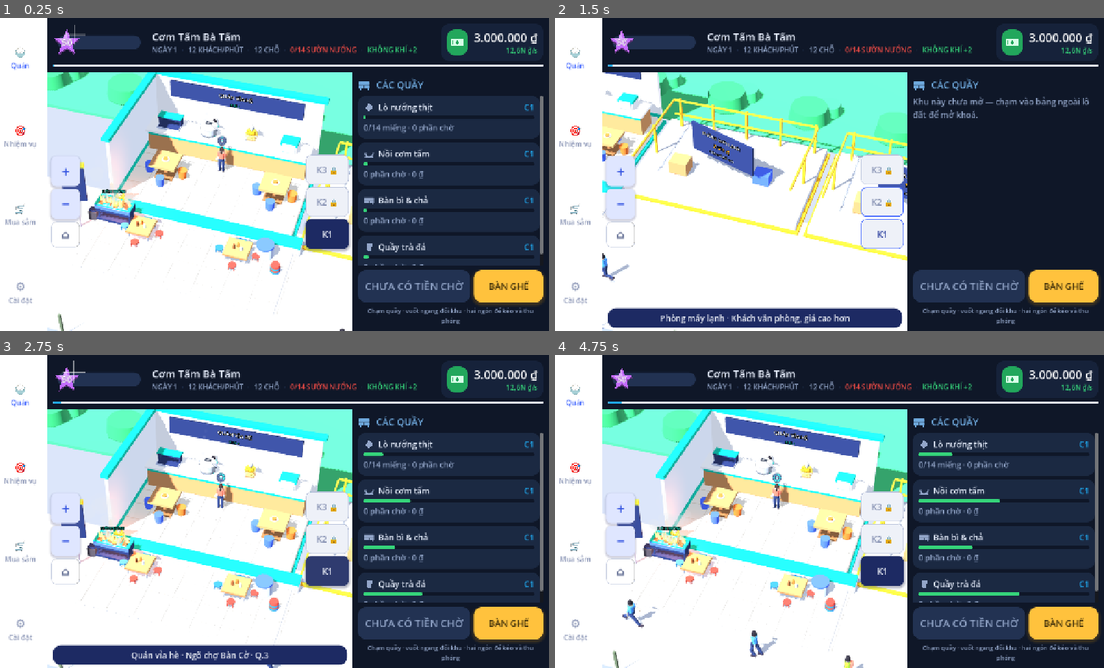
Above: before the commit, frames 1-4 (two rows, left to right).
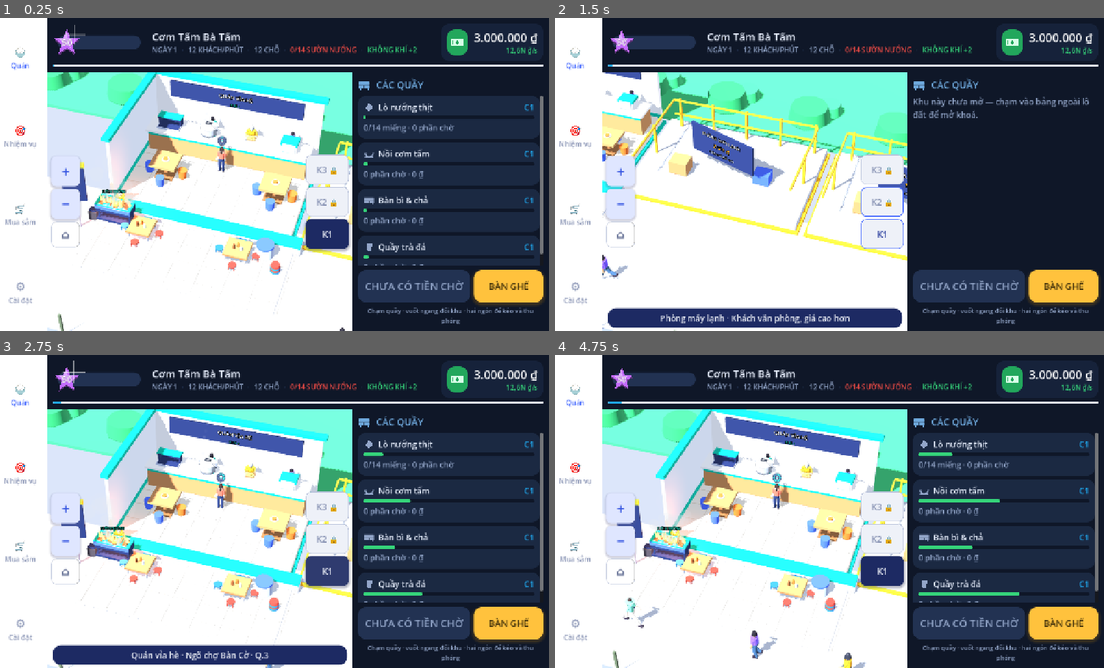
Above: after the commit, the same moments.

Repository: AnhGeek/ComTam-Tycoon
Game: Godot game, scene res://main.tscn
Two runs of this game, one before a commit and one after it. Both use one fixed random seed, a clock stepped at 60 frames per second and the inputs below.
Inputs:
- Up to frame 1 (0.25 s): no input
- Up to frame 2 (1.5 s): click "K3 🔒" at 0.5 s; click "K2 🔒" at 1.25 s
- Up to frame 3 (2.75 s): click "K1" at 2 s
- Up to frame 4 (4.75 s): click "+" at 2.75 s; click "−" at 3.5 s; click "⌂" at 4.25 s

The runs differ from the first frame. In frame 1, less than 0.1% of the frame differs, in the area x 38-63%, y 31-100%; in frame 2, 0.2%; in frame 3, less than 0.1%; in frame 4, 0.5%, in the area x 12-57%, y 31-100%.

Commit message:
Dựng lại quầy các khu trên, cho người đứng bếp lộ mặt và thả chó ra vỉa hè
Khu máy lạnh và khu sân vườn vẫn giữ nguyên quầy đặc sản của mình, nhưng giờ
mỗi quầy có hình riêng thay vì dùng chung khuôn với quầy khu trệt:

- Quầy chè: ba nồi inox chè đậu xanh · sương sáo · nước cốt dừa, có vá múc và
  chồng ly thuỷ tinh.
- Cơm hộp văn phòng: mấy chồng hộp xốp cao thấp, một hộp mở nắp đang xới cơm.
- Bàn cơm phần: khay inox dài chia bốn ô cơm · sườn · chả · rau.
- Bàn VIP: mặt gỗ sẫm nẹp vàng, nắp chuông úp đĩa, đũa gác sẵn.
- Quầy nước ép: máy ép có phễu, rổ cam và hai ly nước đã vắt.

Người đứng bếp giờ ai cũng thấy được: đứng sát lưng quầy trên bục gỗ, quay mặt
ra phía khách. Trước đây họ đứng lùi vào trong nên bị chính cái quầy che kín —
người trong game chỉ cao 1,31 mà mặt quầy đã 1,07. Quầy nào hết nguyên liệu thì
người quầy đó buông tay đứng thở, nhìn vào là biết quầy đang kẹt.

Chó cỏ được ra vỉa hè chơi chứ không quanh quẩn mãi trong nhà: nó tự chọn chỗ
cả trong quán lẫn ngoài hiên, bước xuống bậc thềm thì hạ dần cao độ, và vẫn bị
chốt trong hai khoảnh đó nên không xuyên tường hay lang thang xuống lòng đường.

Co-Authored-By: Claude Opus 5 <noreply@anthropic.com>

Diff:
--- a/scripts/tycoon_world.gd
+++ b/scripts/tycoon_world.gd
@@ -26,7 +26,7 @@
 const GRILL_POS := Vector3(-3.25, 0.0, ROOM_D * 0.5 + 0.95)
 const GRILL_MEATS := 6             # số miếng thịt bày trên vỉ cho vui mắt
 const WARM_SLOTS := 18             # số ô sườn bày được trong lò giữ nhiệt
-const CHOP_STAND := 0.35           # bục gỗ kê chân người thái bì & chả
+const COOK_STAND := 0.35           # bục gỗ kê chân người đứng bếp sau quầy
 
 const SERVICE_SEGMENTS := 12       # số vạch trên vòng "đang ra món"
 const MAX_CUSTOMERS := 12          # trần số khách mỗi khu, giữ cho điện thoại yếu chạy mượt
@@ -96,6 +96,11 @@
 const C_BI := Color8(0xe8, 0xd8, 0xbe)             # bì heo thái sợi
 const C_CHA := Color8(0xd9, 0xa5, 0x4e)            # chả trứng hấp
 const C_CHA_TOP := Color8(0xe8, 0xc0, 0x54)        # mặt chả quét lòng đỏ
+const C_CHE_BEAN := Color8(0xe8, 0xc7, 0x5a)       # chè đậu xanh
+const C_CHE_JELLY := Color8(0x3a, 0x34, 0x3c)      # sương sáo
+const C_COCONUT := Color8(0xf7, 0xf2, 0xe6)        # nước cốt dừa
+const C_BOX := Color8(0xf4, 0xf6, 0xf8)            # hộp xốp cơm mang đi
+const C_ORANGE := Color8(0xf2, 0x8c, 0x28)         # cam vắt nước
 # Nồi cơm gas công nghiệp: thân sơn xám nhám, nắp và vành inox, đế đen.
 const C_COOKER_BODY := Color8(0xa8, 0xaf, 0xb9)
 const C_COOKER_SHADE := Color8(0x7e, 0x86, 0x94)
@@ -202,6 +207,22 @@
     var mi := MeshInstance3D.new()
     mi.mesh = mesh
     mi.material_override = ComTamChars.mat(c, 0.72)
+    mi.position = Vector3(x, y, z)
+    parent.add_child(mi)
+    return mi
+
+
+## Khối cầu (nửa quả cam, nắp chuông...) — anh em với `_box` và `_cylinder`.
+func _mesh_sphere(parent: Node3D, r: float, c: Color, x: float, y: float, z: float,
+        rough: float = 0.72) -> MeshInstance3D:
+    var mesh := SphereMesh.new()
+    mesh.radius = r
+    mesh.height = r * 2.0
+    mesh.radial_segments = 12
+    mesh.rings = 6
+    var mi := MeshInstance3D.new()
+    mi.mesh = mesh
+    mi.material_override = ComTamChars.mat(c, rough)
     mi.position = Vector3(x, y, z)
     parent.add_child(mi)
     return mi
@@ -1127,6 +1148,110 @@
     return {"bi": bi, "cha": cha}
 
 
+## Quầy chè (khu máy lạnh): ba nồi inox chè khác nhau trên bệ, kèm chồng ly thuỷ
+## tinh và cái vá múc. Quầy chưa mở thì xám ngoét như mọi thứ chưa mở.
+func _build_che_counter(holder: Node3D, open: bool, trim: Color) -> void:
+    var steel: Color = C_STEEL_LIGHT if open else C_LOCK
+    _box(holder, 0.92, 0.16, 0.6, trim, 0, 1.15, 0, 0.55)
+    var fills := [C_CHE_BEAN, C_CHE_JELLY, C_COCONUT]
+    for i in 3:
+        var x := -0.29 + float(i) * 0.29
+        _cylinder(holder, 0.13, 0.12, 0.18, steel, x, 1.32, 0.1, 14)
+        if open:
+            _cylinder(holder, 0.115, 0.115, 0.02, fills[i], x, 1.41, 0.1, 14)
+        # cái vá gác miệng nồi
+        var ladle := _cylinder(holder, 0.012, 0.012, 0.18, steel, x + 0.09, 1.46, 0.1, 6)
+        ladle.rotation.x = 0.5
+    # chồng ly thuỷ tinh để bên phải
+    for i in 4:
+        _cylinder(holder, 0.045, 0.04, 0.06, C_PLATE if open else C_LOCK,
+            0.38, 1.26 + float(i) * 0.055, 0.24, 10)
+
+
+## Quầy cơm hộp văn phòng: chồng hộp xốp mang đi, một hộp mở nắp đang xới cơm,
+## với xấp túi ni lông vắt bên cạnh.
+func _build_takeaway(holder: Node3D, open: bool, trim: Color) -> void:
+    var box_c: Color = C_BOX if open else C_LOCK
+    _box(holder, 0.9, 0.14, 0.6, trim, 0, 1.14, 0, 0.55)
+    # ba chồng hộp cao thấp khác nhau cho khỏi đều tăm tắp
+    var stacks := [3, 4, 2]
+    for i in stacks.size():
+        var x := -0.3 + float(i) * 0.24
+        for k in int(stacks[i]):
+            var by := 1.24 + float(k) * 0.062
+            _box(holder, 0.2, 0.052, 0.15, box_c, x, by, 0.06, 0.6)
+            _box(holder, 0.205, 0.008, 0.155, C_STEEL_LIGHT if open else C_LOCK, x, by + 0.03, 0.06, 0.5)
+    if open:
+        # hộp đang xới dở: nắp dựng nghiêng, trong lòng có cơm và miếng sườn
+        _box(holder, 0.22, 0.05, 0.16, box_c, 0.3, 1.235, 0.3, 0.6)
+        _box(holder, 0.18, 0.03, 0.12, Color8(0xfa, 0xf6, 0xea), 0.3, 1.27, 0.3, 0.85)
+        _box(holder, 0.09, 0.025, 0.07, C_MEAT_DONE, 0.33, 1.29, 0.3, 0.55)
+        var lid := _box(holder, 0.22, 0.015, 0.16, box_c, 0.3, 1.32, 0.4, 0.6)
+        lid.rotation.x = -1.1
+
+
+## Bàn cơm phần: khay inox dài chia ô, mỗi ô một thứ — cơm, sườn, đồ chua, rau.
+func _build_tray_line(holder: Node3D, open: bool, trim: Color) -> void:
+    var steel: Color = C_STEEL_LIGHT if open else C_LOCK
+    _box(holder, 0.94, 0.14, 0.62, trim, 0, 1.14, 0, 0.55)
+    _box(holder, 0.9, 0.1, 0.44, steel, 0, 1.26, 0.08, 0.4)
+    if not open:
+        return
+    var foods := [Color8(0xfa, 0xf6, 0xea), C_MEAT_DONE, C_CHA, C_PLANT]
+    for i in foods.size():
+        var x := -0.31 + float(i) * 0.21
+        _box(holder, 0.17, 0.05, 0.36, Color8(0xd6, 0xdd, 0xe8), x, 1.29, 0.08, 0.35)
+        _box(holder, 0.15, 0.035, 0.32, foods[i], x, 1.315, 0.08, 0.7)
+    # cái kẹp gắp để đầu khay
+    _cylinder(holder, 0.012, 0.012, 0.16, steel, 0.41, 1.33, 0.12, 6).rotation.z = 0.6
+
+
+## Bàn VIP: mặt gỗ sẫm nẹp vàng, có nắp chuông đậy đĩa và bộ đũa để sẵn.
+func _build_vip_table(holder: Node3D, open: bool, trim: Color) -> void:
+    var gold: Color = C_GOLD if open else C_LOCK
+    var steel: Color = C_STEEL_LIGHT if open else C_LOCK
+    _box(holder, 0.9, 0.2, 0.62, C_WOOD_DARK if open else C_LOCK, 0, 1.17, 0, 0.7)
+    _box(holder, 0.95, 0.035, 0.66, gold, 0, 1.29, 0, 0.45)
+    _box(holder, 0.95, 0.02, 0.66, trim, 0, 1.06, 0, 0.5)
+    if not open:
+        return
+    # nắp chuông inox úp đĩa, có núm vàng
+    _cylinder(holder, 0.2, 0.2, 0.02, C_PLATE, -0.18, 1.32, 0.08, 16)
+    var dome := _mesh_sphere(holder, 0.19, steel, -0.18, 1.33, 0.08)
+    dome.scale = Vector3(1.0, 0.72, 1.0)
+    _cylinder(holder, 0.03, 0.03, 0.05, gold, -0.18, 1.47, 0.08, 8)
+    # đĩa bày sẵn và đôi đũa gác
+    _cylinder(holder, 0.16, 0.16, 0.025, C_PLATE, 0.22, 1.32, 0.08, 14)
+    _cylinder(holder, 0.13, 0.13, 0.012, gold, 0.22, 1.34, 0.08, 14)
+    for sx in [-0.012, 0.012]:
+        _box(holder, 0.008, 0.008, 0.22, C_WOOD, 0.22 + sx, 1.35, 0.1, 0.7)
+
+
+## Quầy nước ép: cái máy ép inox có phễu, rổ cam và mấy ly nước đã vắt sẵn.
+func _build_juice_bar(holder: Node3D, open: bool, trim: Color) -> void:
+    var steel: Color = C_STEEL_LIGHT if open else C_LOCK
+    _box(holder, 0.9, 0.14, 0.6, trim, 0, 1.14, 0, 0.55)
+    # thân máy ép + phễu trên nóc + vòi rót
+    _box(holder, 0.26, 0.34, 0.24, steel, -0.26, 1.38, 0.08)
+    _cylinder(holder, 0.13, 0.06, 0.12, steel, -0.26, 1.6, 0.08, 12)
+    var spout := _cylinder(holder, 0.03, 0.03, 0.1, C_STEEL_DARK if open else C_LOCK,
+        -0.26, 1.24, 0.22, 8)
+    spout.rotation.x = PI * 0.5
+    if not open:
+        return
+    # rổ cam bên cạnh
+    _cylinder(holder, 0.17, 0.15, 0.09, C_WOOD, 0.14, 1.26, 0.08, 12)
+    for i in 5:
+        var ang := TAU * float(i) / 5.0
+        _mesh_sphere(holder, 0.055, C_ORANGE, 0.14 + cos(ang) * 0.07, 1.33,
+            0.08 + sin(ang) * 0.06)
+    # hai ly nước cam đã vắt
+    for i in 2:
+        var x := 0.36
+        _cylinder(holder, 0.05, 0.045, 0.13, C_PLATE, x, 1.28, 0.02 + float(i) * 0.16, 10)
+        _cylinder(holder, 0.045, 0.045, 0.09, C_ORANGE, x, 1.27, 0.02 + float(i) * 0.16, 10)
+
+
 func _build_station(parent: Node3D, sid: String, pos: Vector3, floor_index: int) -> void:
     var open := GameManager.is_station_open(sid)
     var accent: Color = FLOOR_ACCENTS[floor_index % FLOOR_ACCENTS.size()]
@@ -1168,8 +1293,14 @@
                         randf_range(-0.35, 0.35), 1.6 + randf() * 1.0, 0, 8)
                     sp.material_override = sm
                     smoke.append({"node": sp, "y0": sp.position.y})
-        "rice", "dessert":
+        "rice":
             smoke = _build_rice_cooker(holder, open, trim)
+        "dessert":
+            _build_che_counter(holder, open, trim)
+        "office":
+            _build_takeaway(holder, open, trim)
+        "juice":
+            _build_juice_bar(holder, open, trim)
         "prep":
             # Bàn bì & chả KHÔNG còn là cái bục trên mặt quầy nữa: bản thân cái bàn
             # thái kê phía trước chính là quầy này. Mặt quầy chỗ đó để trống, chỉ
@@ -1178,11 +1309,11 @@
             _cylinder(holder, 0.14, 0.14, 0.04, C_PLATE, -0.24, 1.14, -0.1, 12)
             if open:
                 chop = _build_chop_board(holder)
-        "combo", "vip":
-            _box(holder, 0.88, 0.2, 0.64, trim, 0, 1.1, 0, 0.55)
-            _cylinder(holder, 0.14, 0.14, 0.05, C_PLATE, -0.2, 1.22, 0, 12)
-            _cylinder(holder, 0.14, 0.14, 0.05, C_PLATE, 0.13, 1.22, 0, 12)
-        "drink", "juice":
+        "combo":
+            _build_tray_line(holder, open, trim)
+        "vip":
+            _build_vip_table(holder, open, trim)
+        "drink":
             _box(holder, 0.7, 1.5, 0.58, Color8(0xf3, 0xf5, 0xfa), 0, 0.75, -0.1)
             _box(holder, 0.74, 0.12, 0.62, trim, 0, 1.45, -0.1, 0.5)
             _box(holder, 0.58, 1.0, 0.06, Color8(0xa8, 0xd8, 0xf0), 0, 1.0, 0.2, 0.25)
@@ -1357,7 +1488,7 @@
 
     # đầu bếp đứng sau quầy
     var cook_keys := ["hai", "bay", "tu", "minh"]
-    for i in mini(open_stations.size(), 3):
+    for i in mini(open_stations.size(), 4):
         if i == skip_cook:
             continue
         var sp := _station_slot(i)
@@ -1366,16 +1497,13 @@
         # thì không ai thấy. Riêng người thái bì & chả cho ra đứng phía mặt tiền
         # quầy, quay mặt vào trong — đúng kiểu quán cơm tấm bày thớt ra trước cho
         # khách nhìn, mà cũng là chỗ duy nhất thấy được tay dao.
-        # Người thái bì & chả đứng SÁT LƯNG QUẦY, quay mặt ra phía khách, và đứng
-        # trên một cái bục gỗ: người trong game chỉ cao 1,31 mà mặt quầy đã 1,07,
+        # Ai đứng bếp cũng đứng SÁT LƯNG QUẦY, quay mặt ra phía khách, và kê chân
+        # lên một cái bục gỗ: người trong game chỉ cao 1,31 mà mặt quầy đã 1,07,
         # không kê lên thì cái quầy che kín tới tận cổ mà tay cũng không với tới
-        # thớt. Bục nằm khuất sau quầy nên người chơi chỉ thấy cô ấy cao vừa phải.
-        var chopper := str(open_stations[i]) == "prep"
-        var stand_y := CHOP_STAND if chopper else 0.0
-        ch.position = Vector3(sp.x, stand_y, sp.z - 0.6 if chopper else sp.z - 0.9)
+        # mặt quầy. Bục nằm khuất sau quầy nên người chơi chỉ thấy họ cao vừa phải.
+        ch.position = Vector3(sp.x, COOK_STAND, sp.z - 0.6)
         ch.rotation.y = 0.0
-        if chopper:
-            _box(node, 0.7, CHOP_STAND, 0.5, C_WOOD_DARK, sp.x, CHOP_STAND * 0.5, sp.z - 0.6)
+        _box(node, 0.7, COOK_STAND, 0.5, C_WOOD_DARK, sp.x, COOK_STAND * 0.5, sp.z - 0.6)
         node.add_child(ch)
         var crig := ComTamChars.rig_of(ch)
         var sid_here := str(open_stations[i])
@@ -1548,14 +1676,16 @@
 func _update_cook(a: Dictionary, rig: Dictionary, t: float) -> void:
     var sid := str(a.get("station", ""))
     var knife = a.get("knife")
-    if sid != "prep":
-        ComTamChars.cook(rig, t)
-        return
-    var busy := GameManager.is_station_open("prep") and GameManager.has_ingredients("prep", 1)
-    if busy:
+    # Còn nguyên liệu thì tay mới làm: quầy nào hết hàng là người đứng quầy đó
+    # buông tay đứng thở, nhìn vào là biết quầy đang kẹt.
+    var busy := sid != "" and GameManager.is_station_open(sid) \
+        and GameManager.has_ingredients(sid, 1)
+    if not busy:
+        ComTamChars.idle(rig, t)
+    elif sid == "prep":
         ComTamChars.chop(rig, t)
     else:
-        ComTamChars.idle(rig, t)
+        ComTamChars.cook(rig, t)
     if knife != null and is_instance_valid(knife as Node):
         (knife as Node3D).visible = busy
 
@@ -1643,8 +1773,11 @@
 ## Một chỗ bất kỳ trong lòng quán để con chó lững thững đi tới.
 func _dog_target(floor_i: int) -> Vector3:
     for _try in 8:
-        var r := _dog_bounds()
-        var p := Vector3(randf_range(r.position.x, r.end.x), 0.0,
+        # ba lần thì một lần nó lượn ra vỉa hè: chó cỏ giữ quán có bao giờ chịu
+        # nằm yên trong nhà đâu
+        var out := randf() < 0.38
+        var r: Rect2 = _dog_out_bounds() if out else _dog_bounds()
+        var p := Vector3(randf_range(r.position.x, r.end.x), OUT_Y if out else 0.0,
             randf_range(r.position.y, r.end.y))
         # tránh chui vào bàn ghế cho khỏi lồng vào nhau
         var clear := true
@@ -1667,15 +1800,37 @@
     return Rect2(-hw, z0, hw * 2.0, z1 - z0)
 
 
+## Khoảnh vỉa hè trước quán mà con chó được phép lượn ra: chừa mép bó vỉa để nó
+## đừng đứng dưới lòng đường, và chừa chỗ cái lò than cho khỏi lửa.
+func _dog_out_bounds() -> Rect2:
+    var hw := OUT_HW - 0.7
+    var z0 := OUT_Z0 + 0.3
+    var z1 := OUT_Z1 - 0.6
+    return Rect2(-hw, z0, hw * 2.0, z1 - z0)
+
+
 ## Chó: đi tới một chỗ, đứng hít hà một lát, rồi lại chọn chỗ khác.
 func _update_dog(a: Dictionary, node: Node3D, rig: Dictionary, t: float, delta: float) -> void:
     a["t"] = float(a["t"]) + delta
-    # Chốt cứng: dù có chuyện gì thì con chó cũng không ra khỏi lòng quán. Khách
-    # đi ngang, bàn ghế dời chỗ hay khung hình giật đều không đẩy nó ra được.
-    var pen := _dog_bounds().grow(0.15)
+    # Con chó được đi cả trong quán lẫn ngoài vỉa hè, nhưng không được ra khỏi
+    # hai khoảnh đó: đang đứng bên nào thì chốt theo khoảnh bên ấy, nên nó không
+    # xuyên tường mà cũng không lang thang xuống lòng đường.
+    var hd := ROOM_D * 0.5
+    var outside := node.position.z > hd - 0.3
+    var pen: Rect2 = _dog_out_bounds().grow(0.2) if outside else _dog_bounds().grow(0.15)
+    if outside:
+        # nới mép gần vào tới bậc thềm mà vẫn giữ nguyên mép xa, không thì cái
+        # khoảnh bị co lại và con chó bị chặn ngay giữa vỉa hè
+        var far := pen.end.y
+        pen.position.y = minf(pen.position.y, hd - 0.35)
+        pen.size.y = far - pen.position.y
+    else:
+        pen.size.y = maxf(pen.size.y, (hd - 0.25) - pen.position.y)
     node.position.x = clampf(node.position.x, pen.position.x, pen.end.x)
     node.position.z = clampf(node.position.z, pen.position.y, pen.end.y)
-    node.position.y = 0.0
+    # bậc thềm xuống vỉa hè: hạ dần chứ không nhảy cóc
+    var want_y: float = OUT_Y if node.position.z > hd + 0.15 else 0.0
+    node.position.y = move_toward(node.position.y, want_y, delta * 1.6)
     match str(a["state"]):
         "walk":
             ComTamChars.dog_walk(rig, t, 7.0)
